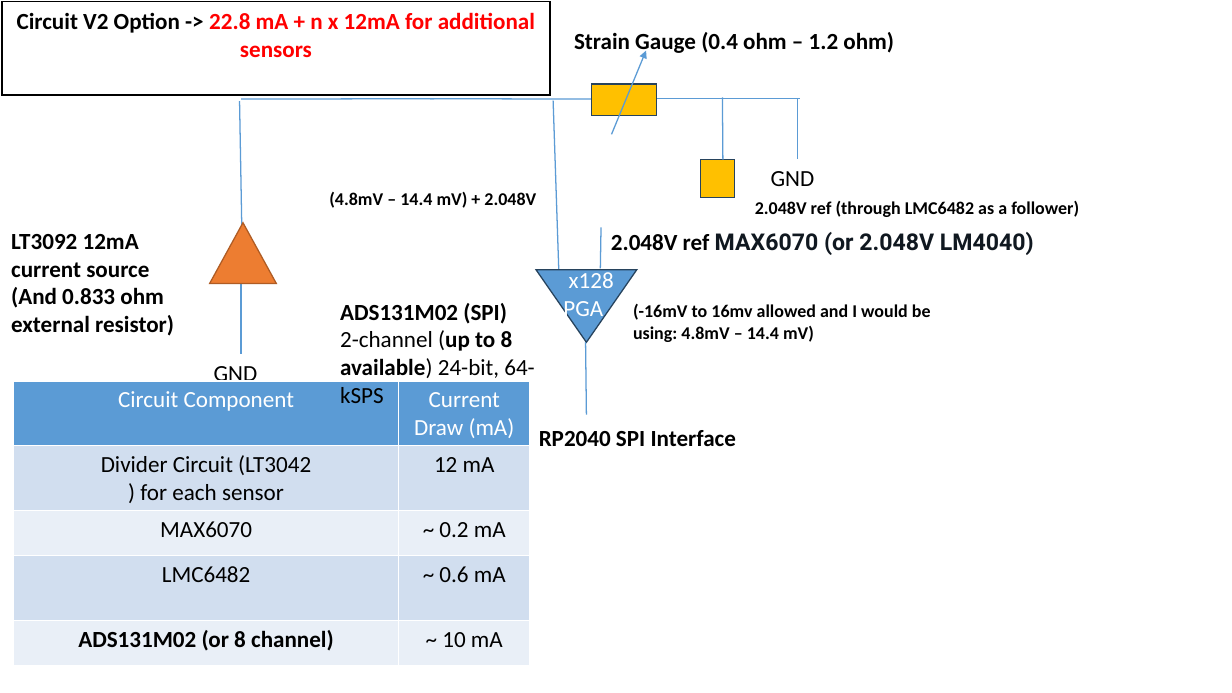
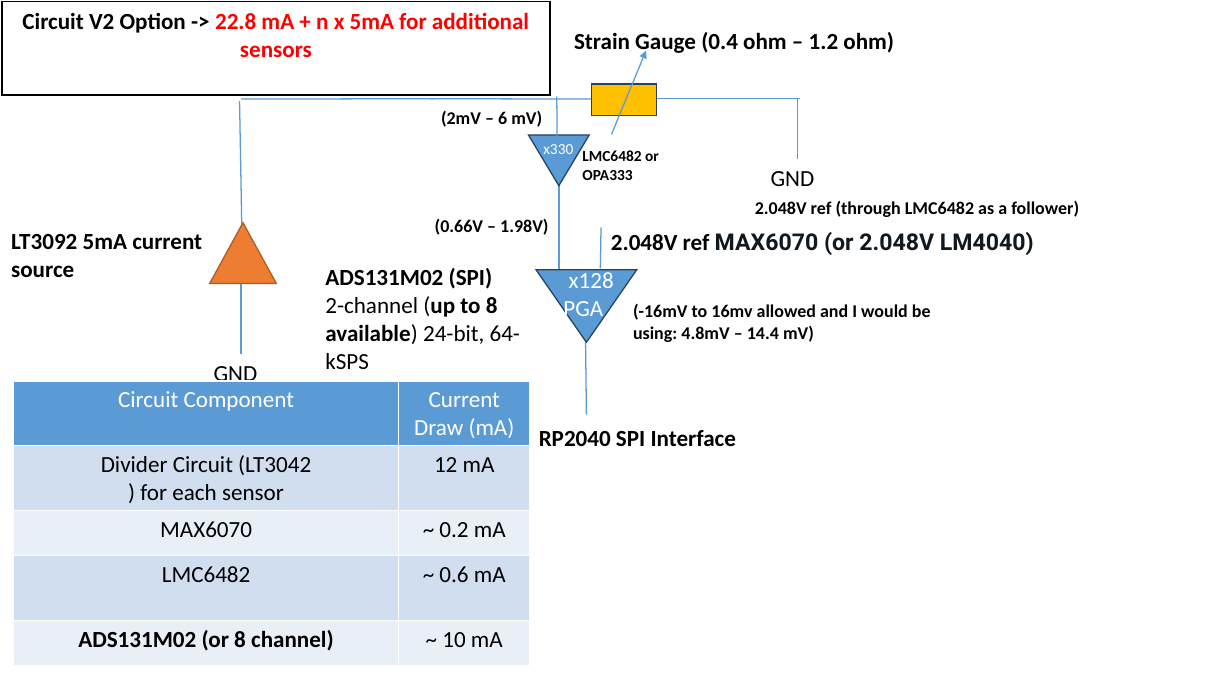
Before and after one commit to neuralengatberkeley/Strain-Sensor-, a slide deck: slide 7 of kinematic presentations/updated best 2 circuits.pptx. Drawn at 1232x693 pixels with LibreOffice and Linux fonts; fonts in the diff are those of the drawing. Boxes give left, top, right and bottom in pixels: in the first picture for what was removed or moved away, otherwise in the second. Text is boxed around its words. In the diff, an @@ line names an element or a change of style, - is before the commit and + after.

```diff
--- a/kinematic presentations/updated best 2 circuits.pptx
+++ b/kinematic presentations/updated best 2 circuits.pptx
@@ text in rectangle at (x1=22, y1=12, x2=529, y2=57): text changed @@
-Circuit V2 Option -> 22.8 mA + n x 12mA for additional sensors
+Circuit V2 Option -> 22.8 mA + n x 5mA for additional sensors
@@ text at (x1=441, y1=111, x2=542, y2=127): text changed @@
-(4.8mV – 14.4 mV) + 2.048V
+(2mV – 6 mV)
@@ line moved from (723, 160) - (723, 98) to (557, 159) - (557, 96) @@
@@ triangle added at (x1=529, y1=135, x2=590, y2=186), fill #5B9BD5, outline #28445D 1 pt @@
@@ text added at (x1=543, y1=144, x2=573, y2=159), 12 pt, text #FFFFFF @@
+x330
@@ text added at (x1=582, y1=150, x2=659, y2=180), 12 pt, text #000000, bold @@
+LMC6482 or OPA333
@@ rectangle removed at (x1=701, y1=160, x2=735, y2=198) @@
@@ line moved from (554, 101) - (559, 276) to (559, 183) - (559, 276) @@
@@ text at (x1=11, y1=234, x2=202, y2=277): text changed @@
-LT3092 12mA current source
-(And 0.833 ohm external resistor)
+LT3092 5mA current source
@@ text added at (x1=435, y1=219, x2=548, y2=235), 14 pt, text #000000, bold @@
+(0.66V – 1.98V)
@@ text "ADS131M02 (SPI)" moved from (x1=340, y1=303, x2=534, y2=403) to (x1=325, y1=268, x2=520, y2=369) @@
```
Also in this commit, not shown: 1 other slide changed, 1 slide added, 28 other files.
